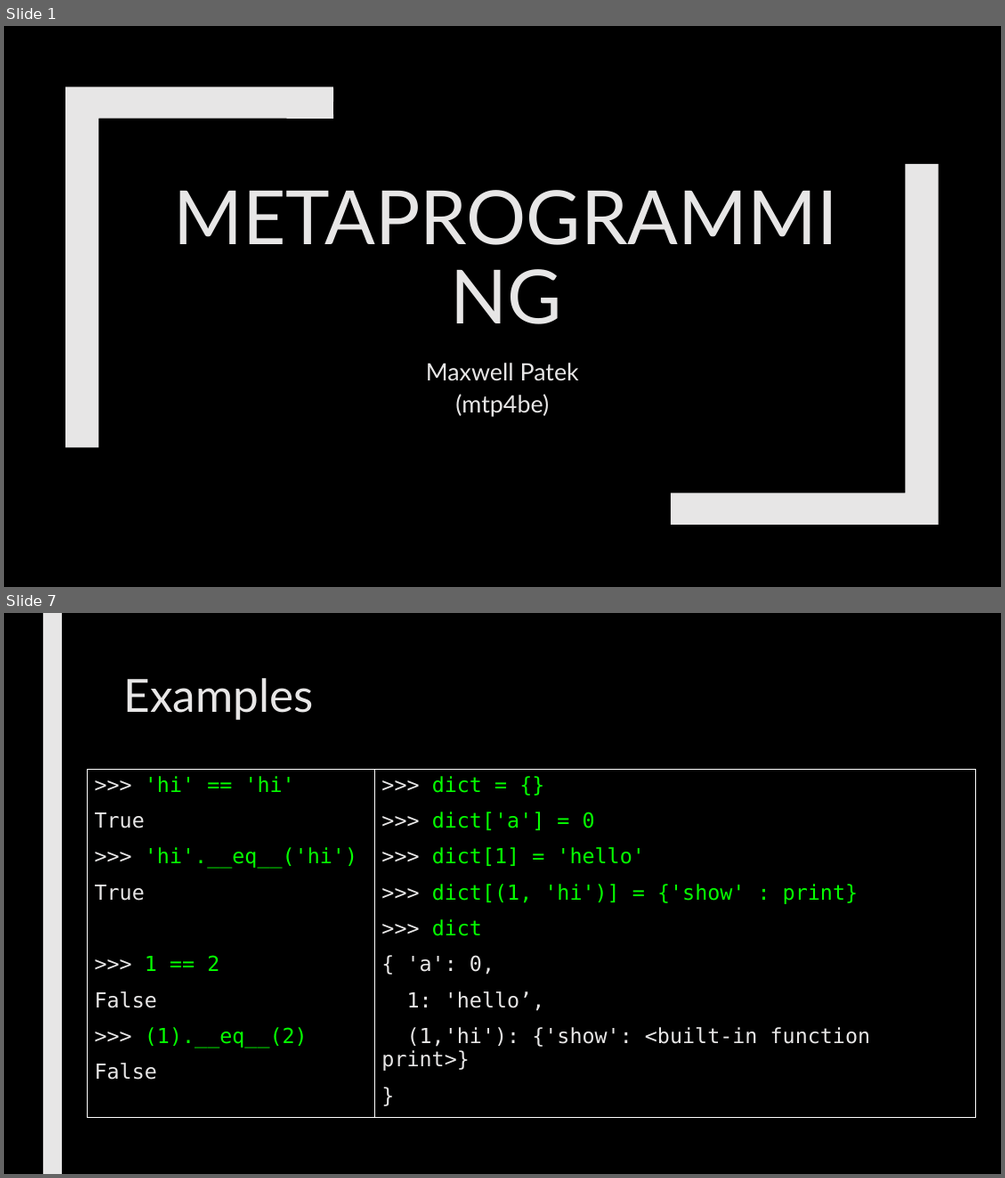
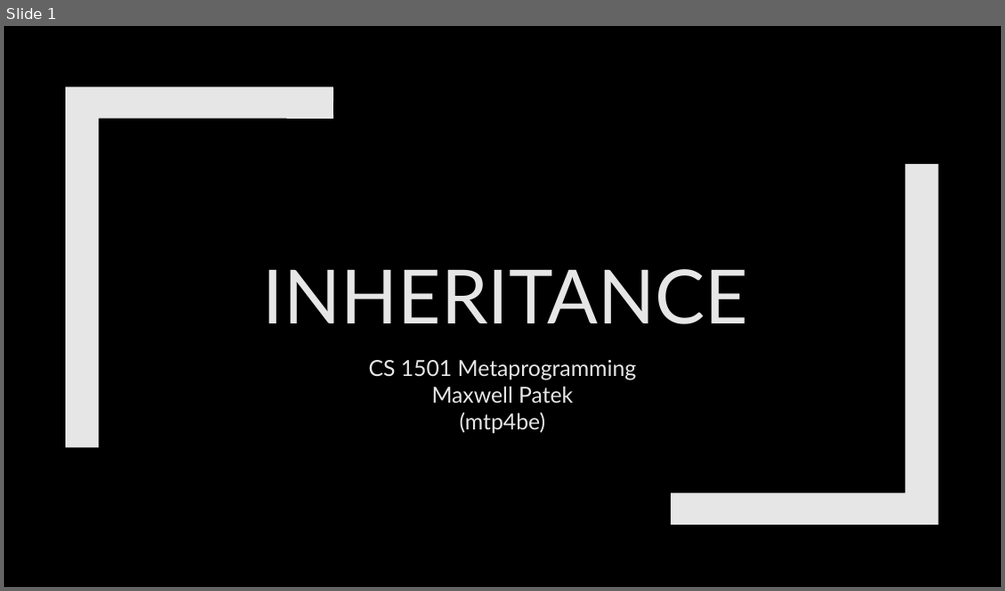
Before and after one commit to max7patek/metaprogramming, a slide deck: slides/01-PythonInheritance.pptx. Shown one above the other, each under a label of ours: slides 1 and 7 before the commit, slide 1 after it; the slides between them are not shown. The pictures are 1005x1178 and 1005x591 pixels, drawn with LibreOffice and Linux fonts; fonts in the diff are those of the drawing. Boxes give left, top, right and bottom in pixels: in the first picture for what was removed or moved away, otherwise in the second. Text is boxed around its words. In the diff, an @@ line names an element or a change of style, - is before the commit and + after.

Commit message:
started inheritance slide set

```diff
--- a/slides/01-PythonInheritance.pptx
+++ b/slides/01-PythonInheritance.pptx
@@ slide 7 removed at box(4, 613, 1001, 1174), background #000000 @@
@@ rectangle removed at box(43, 613, 62, 1174) @@
@@ title removed at box(123, 678, 313, 720) @@
-Examples
@@ rectangle removed at box(87, 770, 374, 1118) @@
->>> 'hi' == 'hi'
-True
->>> 'hi'.__eq__('hi')
-True
->>> 1 == 2
-False
->>> (1).__eq__(2)
-False
@@ rectangle removed at box(374, 770, 976, 1118) @@
->>> dict = {}
->>> dict['a'] = 0
->>> dict[1] = 'hello'
->>> dict[(1, 'hi')] = {'show' : print}
->>> dict
-{ 'a': 0,
-1: 'hello’,
-(1,'hi'): {'show': <built-in function print>}
-}
@@ slide 1 changed as well @@
@@ title at box(263, 269, 748, 324): text changed @@
-METAPROGRAMMING
+INHERITANCE
@@ subtitle at box(369, 360, 637, 380): paragraph added @@
+CS 1501 Metaprogramming
@@ subtitle at box(432, 386, 573, 434): size 23 to 21.3 pt in "Maxwell Patek", "(mtp4be)"; line spacing 1.12 to 1.02 @@
```
Also in this commit, not shown: 10 slides added, 15 other slides removed.
